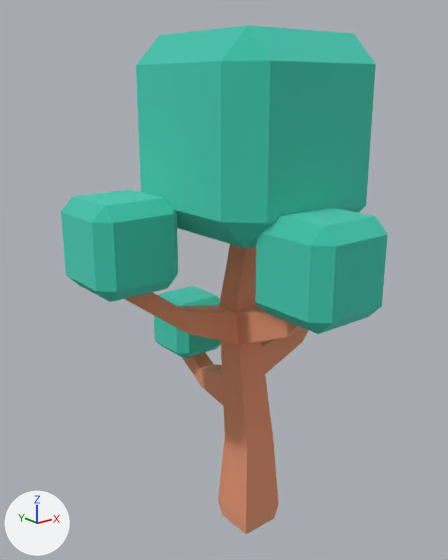
The glTF model public/models/nf2/nature/tree_detailed.glb as it was, and as the next commit left it.
Both versions are drawn from a 50 mm lens placed at (-1.024, -1.166, 1.169), pointed at (-0.05, 0.051, 0.682). The lights are fixed; the arrows at lower left show +X, +Y and +Z. The older version comes first. Where no turn or scale is listed for an object, it has been applied to the vertices.

In view in the first picture: 'tree_detailed'.
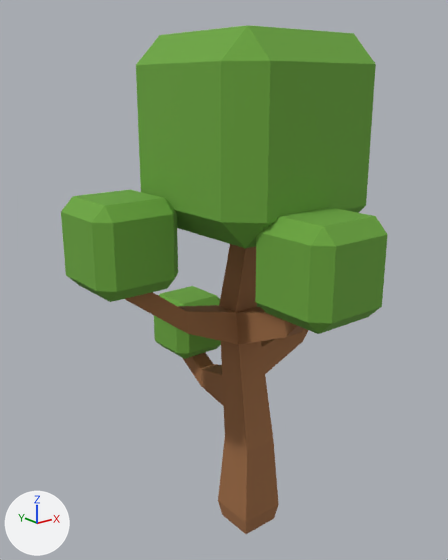
What differs and where, as boxes (x1, y1, x2, y2) in the pictures (448 x 560 px):
```json
{"object": "tree_detailed", "change": "recoloured, surface changed", "before": [61, 25, 388, 534], "after": [61, 25, 388, 534], "on screen": "cyan to green"}
```

The change, as JSON lines over the scene's bpy script:
```json
{"op": "set", "path": "mat_leafsgreen.metallic", "old": "1.0", "new": "0.0"}
{"op": "set", "path": "mat_leafsgreen.base_color", "old": "(0.161, 0.788, 0.671)", "new": "(0.147, 0.381, 0.0452)", "note": "cyan #70e6d6 -> green #6ba63c"}
{"op": "set", "path": "mat_woodbark.metallic", "old": "1.0", "new": "0.0"}
{"op": "set", "path": "mat_woodbark.base_color", "old": "(0.886, 0.514, 0.341)", "new": "(0.332, 0.144, 0.0545)", "note": "beige #f2be9e -> brown #9c6a42"}
{"op": "remove", "block": "ob_tmpparent", "code": ["ob_tmpparent = bpy.data.objects.new('tmpParent', None)", "ob_tmpparent.location = (0.0, 0.0, 0.0)"]}
```
